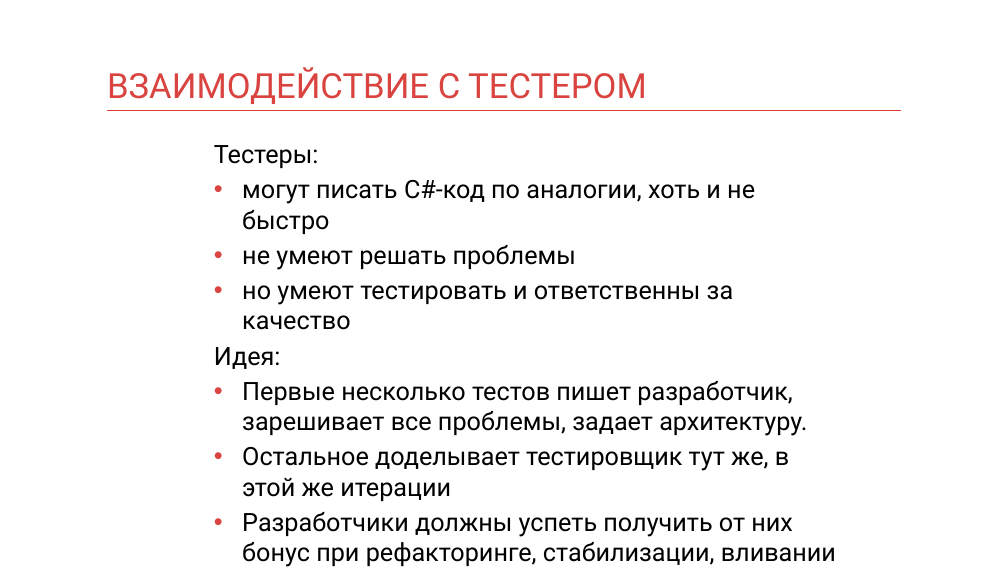
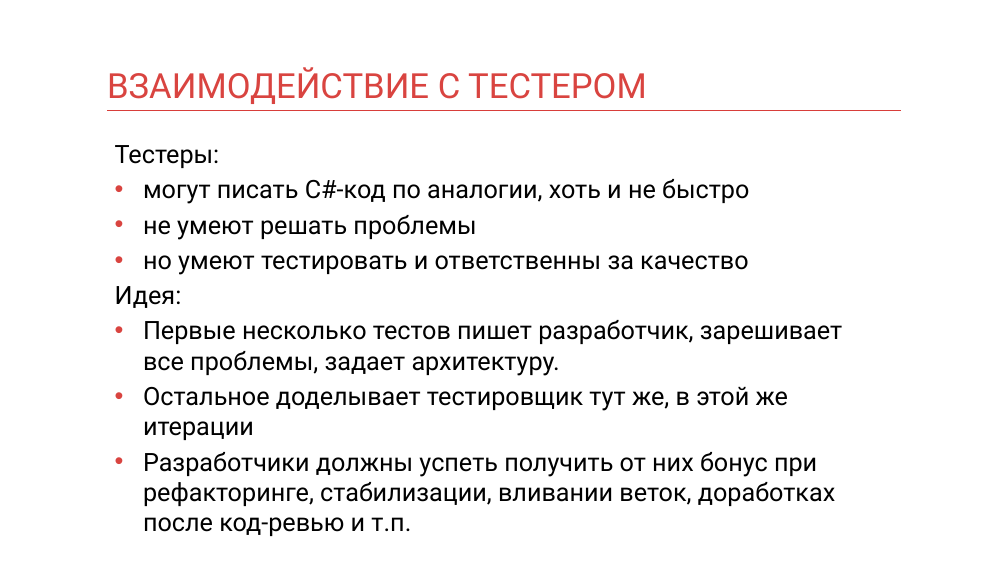
Before and after one commit to kontur-courses/testing, a slide deck: slide 14 of faq.pptx. Drawn at 1008x567 pixels with LibreOffice and Linux fonts; fonts in the diff are those of the drawing. Boxes give left, top, right and bottom in pixels: in the first picture for what was removed or moved away, otherwise in the second. Text is boxed around its words. In the diff, an @@ line names an element or a change of style, - is before the commit and + after.

Commit message:
faq.pptx small fixes

```diff
--- a/faq.pptx
+++ b/faq.pptx
@@ text "Тестеры:" rewrapped from (x1=214, y1=145, x2=836, y2=567) to (x1=115, y1=145, x2=842, y2=536) @@
```
Also in this commit, not shown: 5 other slides changed.
